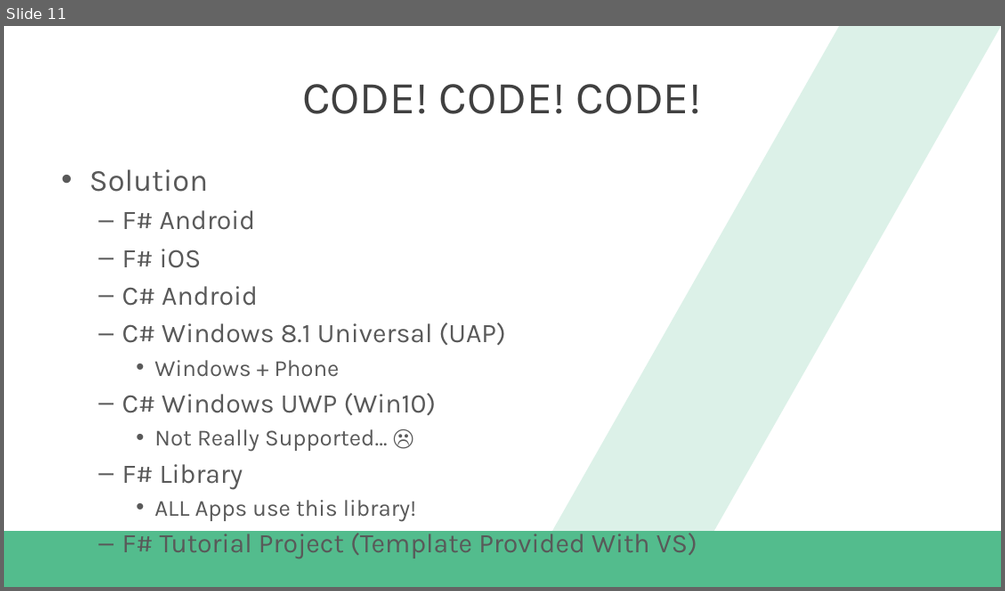
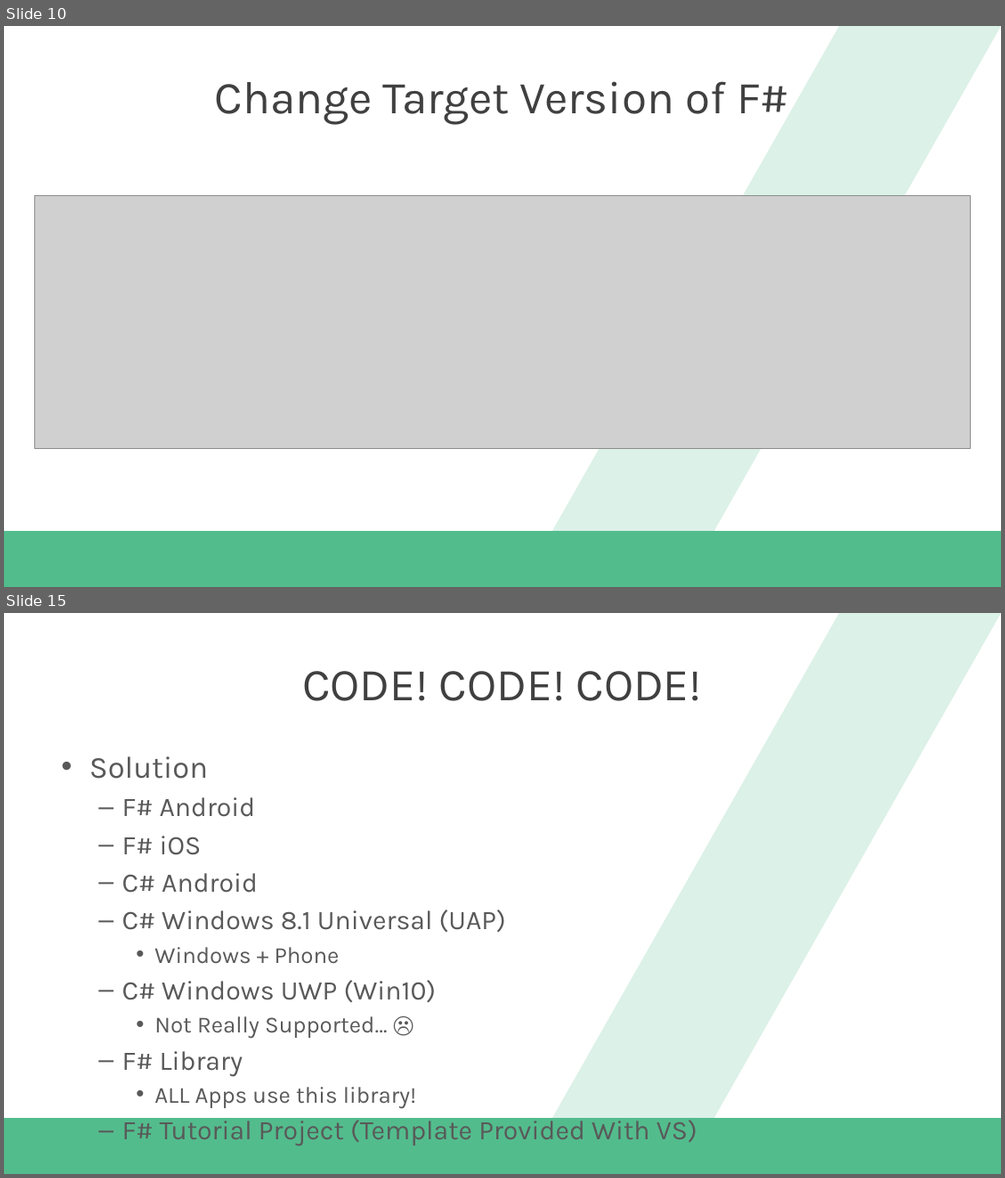
Before and after one commit to dannydwarren/FSharpXamarin, a slide deck: FSharpXamarin_Slides.pptx. Shown one above the other, each under a label of ours: slide 11 before the commit, slides 10 and 15 after it; the slides between them are not shown. The pictures are 1005x591 and 1005x1178 pixels, drawn with LibreOffice and Linux fonts; fonts in the diff are those of the drawing; grey boxes stand for pictures; background and template pictures are left out. Boxes give left, top, right and bottom in pixels: in the first picture for what was removed or moved away, otherwise in the second. Text is boxed around its words. In the diff, an @@ line names an element or a change of style, - is before the commit and + after.

```diff
--- a/FSharpXamarin_Slides.pptx
+++ b/FSharpXamarin_Slides.pptx
@@ slide 10 added at box(4, 26, 1001, 587), background #FFFFFF; not listed: 2 template elements that a slide beside it also shows @@
@@ title added at box(215, 81, 789, 124), 44 pt, text #404040 @@
+Change Target Version of F#
@@ picture added at box(34, 196, 971, 450) @@
@@ what was slide 11 is now slide 15 @@
```
Also in this commit, not shown: 5 slides changed, 5 other slides added, 1 slide removed, 22 other files.
